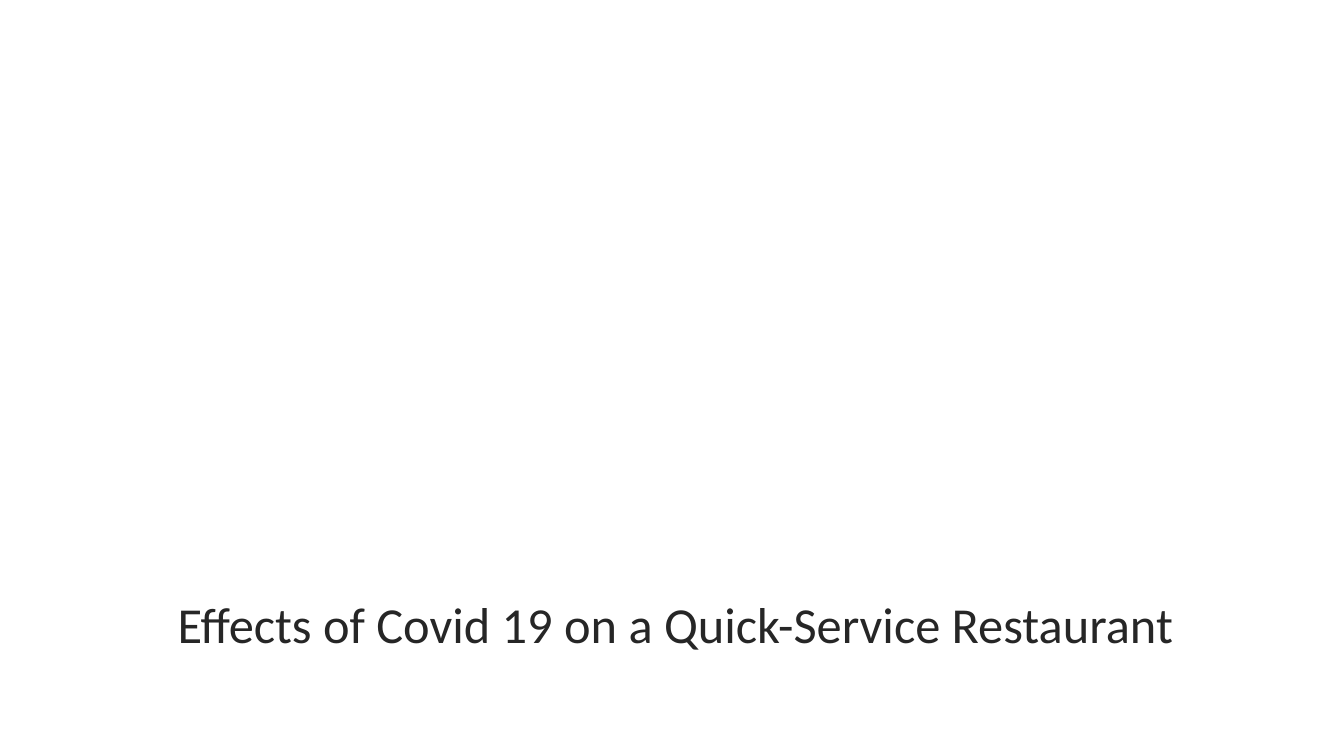
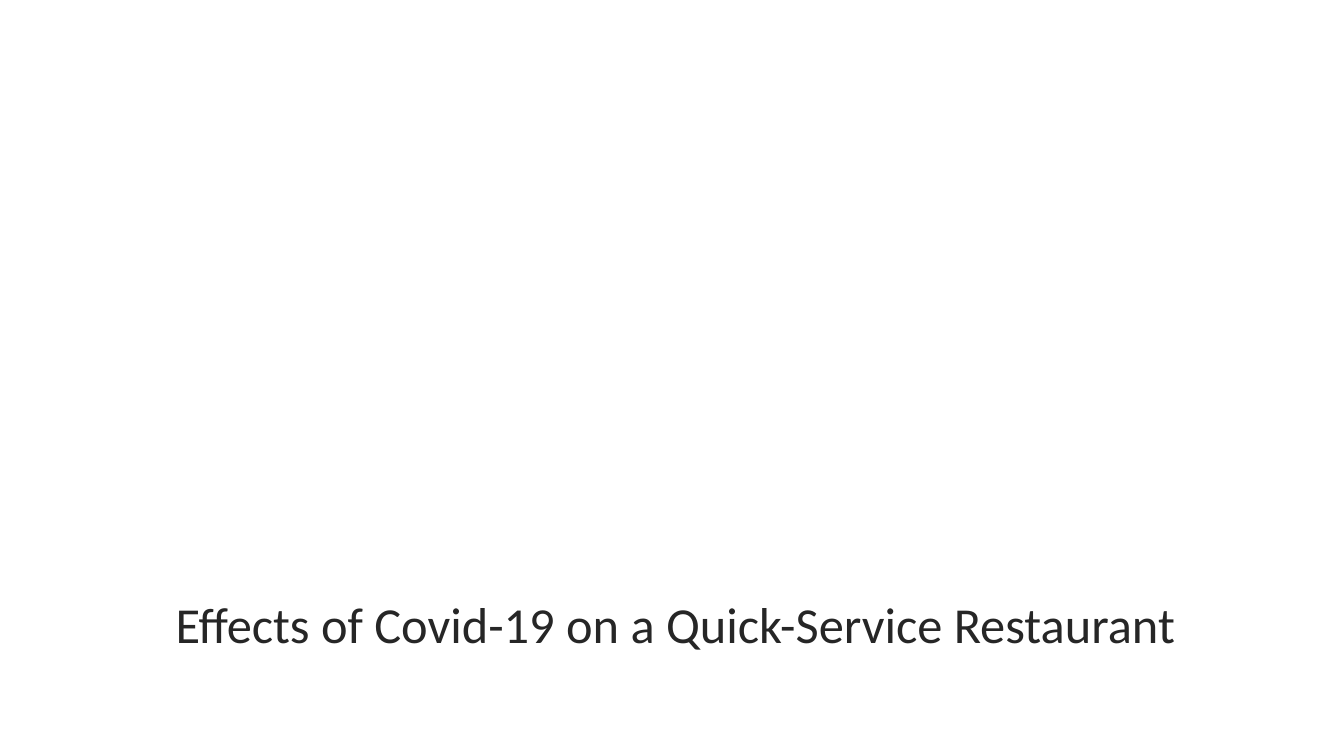
Before and after one commit to East-Coast-Collaboration/Final-Project, a slide deck: slide 1 of Presentation.pptx. Drawn at 1344x756 pixels with LibreOffice and Linux fonts; fonts in the diff are those of the drawing; background and template pictures are left out. Boxes give left, top, right and bottom in pixels: in the first picture for what was removed or moved away, otherwise in the second. Text is boxed around its words. In the diff, an @@ line names an element or a change of style, - is before the commit and + after.

```diff
--- a/Presentation.pptx
+++ b/Presentation.pptx
@@ text at [176, 608, 1175, 650]: text changed @@
-Effects of Covid 19 on a Quick-Service Restaurant
+Effects of Covid-19 on a Quick-Service Restaurant
```
Also in this commit, not shown: 3 other slides changed, 1 slide added, 1 slide removed, 1 other file.
